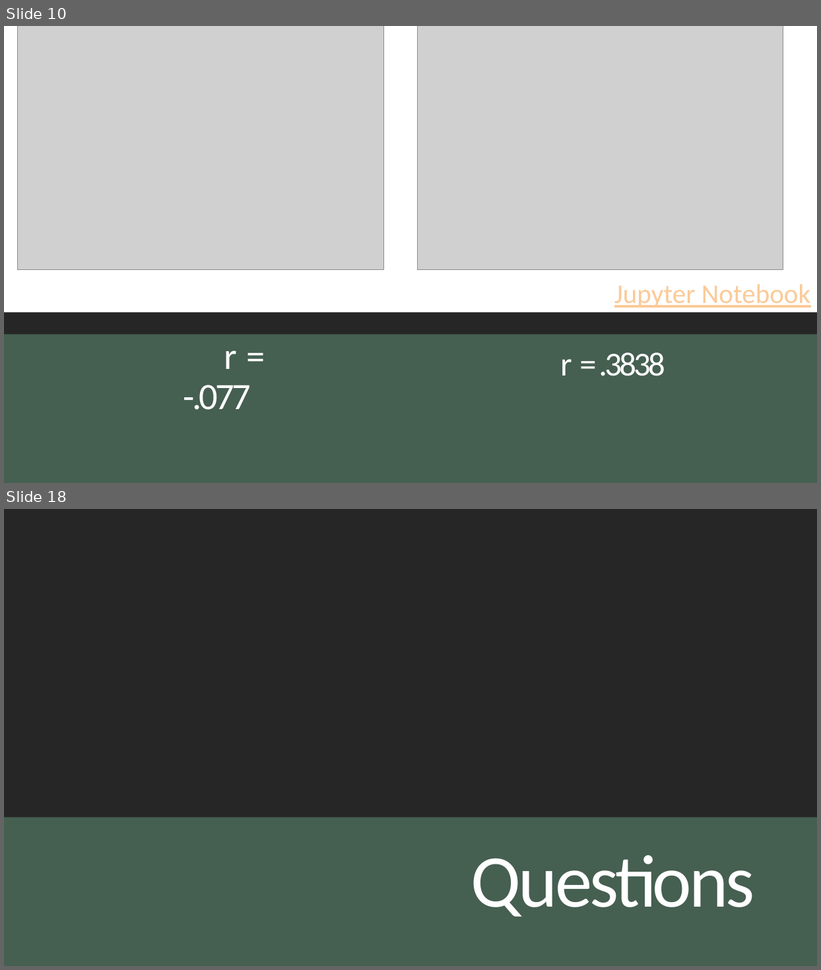
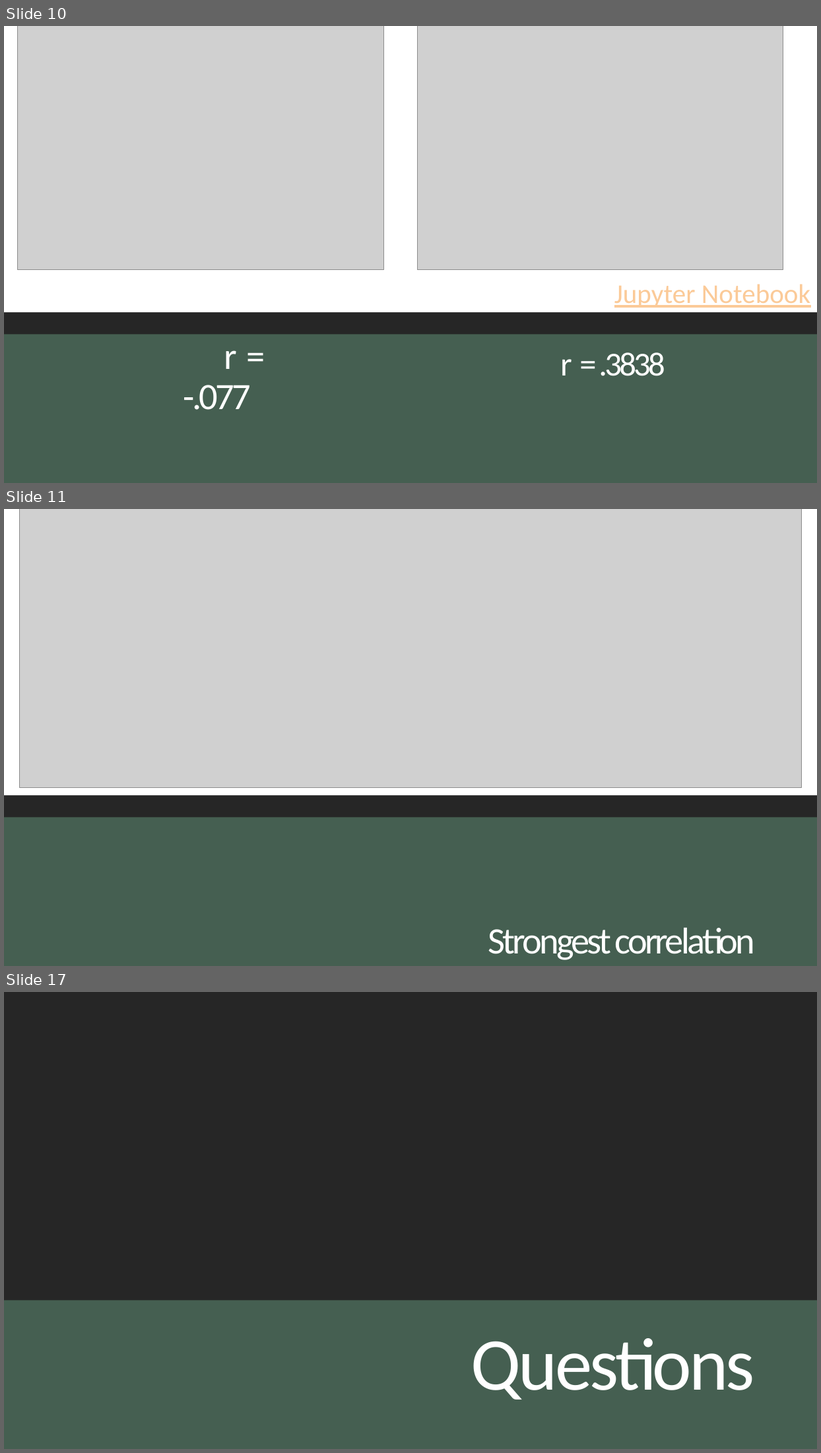
Before and after one commit to ashleighdevito/Cryptocurrency, a slide deck: Presentation/1_cryptocurrency_presentation.pptx. Shown one above the other, each under a label of ours: slides 10 and 18 before the commit, slides 10, 11 and 17 after it; the slides between them are not shown. The pictures are 821x970 and 821x1453 pixels, drawn with LibreOffice and Linux fonts; fonts in the diff are those of the drawing; grey boxes stand for pictures. Boxes give left, top, right and bottom in pixels: in the first picture for what was removed or moved away, otherwise in the second. Text is boxed around its words. In the diff, an @@ line names an element or a change of style, - is before the commit and + after.

```diff
--- a/Presentation/1_cryptocurrency_presentation.pptx
+++ b/Presentation/1_cryptocurrency_presentation.pptx
@@ slide 11 added at bbox=[4, 509, 817, 966], background #455F51 @@
@@ rectangle added at bbox=[4, 509, 817, 966], fill #262626 @@
@@ rectangle added at bbox=[4, 509, 817, 795], fill #FFFFFF @@
@@ picture added at bbox=[19, 509, 802, 788] @@
@@ rectangle added at bbox=[4, 818, 817, 966], fill #455F51 @@
@@ text added at bbox=[488, 928, 755, 960], 44 pt, text #FFFFFF @@
+Strongest correlation
@@ what was slide 18 is now slide 17 @@
```
Also in this commit, not shown: 12 slides changed, 1 other slide added, 3 slides removed, 21 other files.
